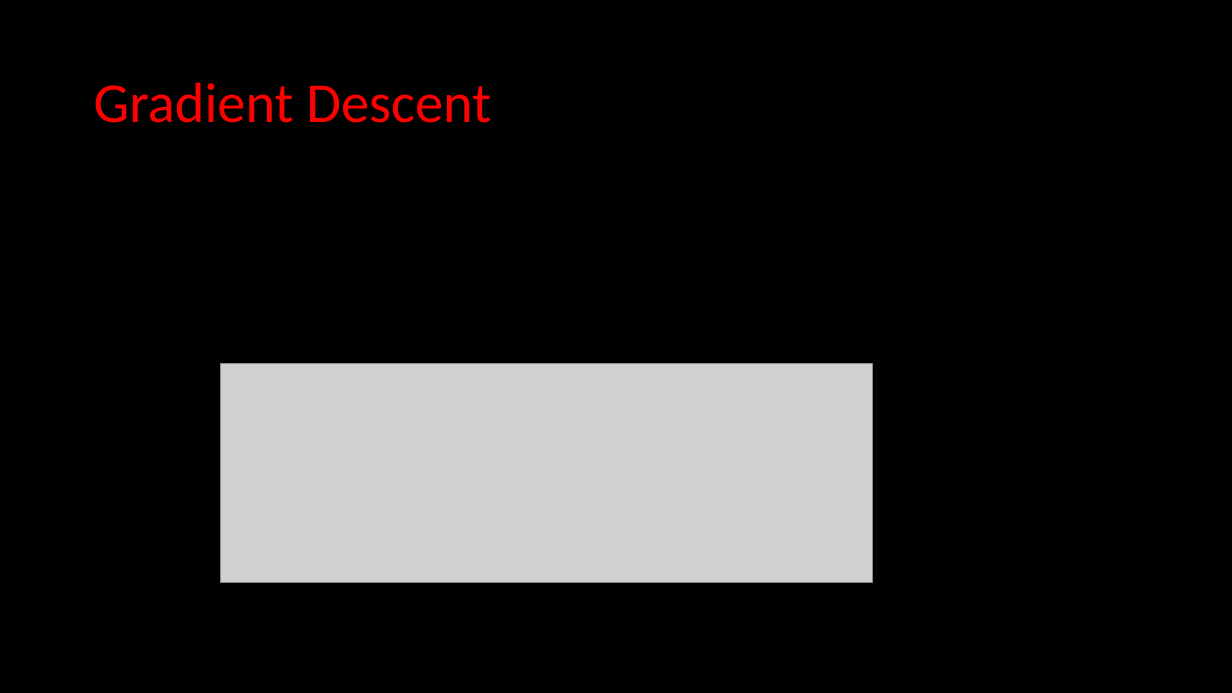
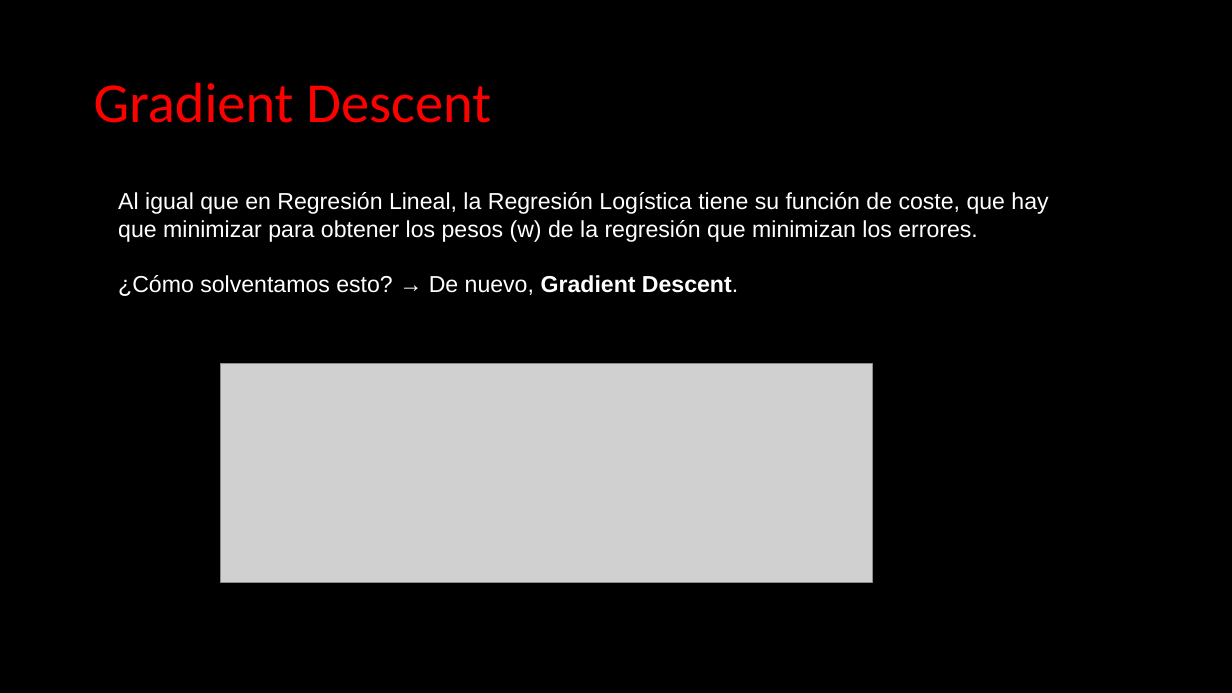
Before and after one commit to marcusRB/thebridgedsftene21, a slide deck: slide 7 of 3-Machine Learning/1-Supervisado/3-Logistic Regression/Machine Learning - Logistic Regression.pptx. Drawn at 1232x693 pixels with LibreOffice and Linux fonts; fonts in the diff are those of the drawing; grey boxes stand for pictures. Boxes give left, top, right and bottom in pixels: in the first picture for what was removed or moved away, otherwise in the second. Text is boxed around its words. In the diff, an @@ line names an element or a change of style, - is before the commit and + after.

```diff
--- a/3-Machine Learning/1-Supervisado/3-Logistic Regression/Machine Learning - Logistic Regression.pptx
+++ b/3-Machine Learning/1-Supervisado/3-Logistic Regression/Machine Learning - Logistic Regression.pptx
@@ text added at (118, 192, 1048, 296), 18 pt, text #FFFFFF @@
+Al igual que en Regresión Lineal, la Regresión Logística tiene su función de coste, que hay que minimizar para obtener los pesos (w) de la regresión que minimizan los errores.
+¿Cómo solventamos esto? → De nuevo, Gradient Descent.
```
Also in this commit, not shown: 4 other files.
